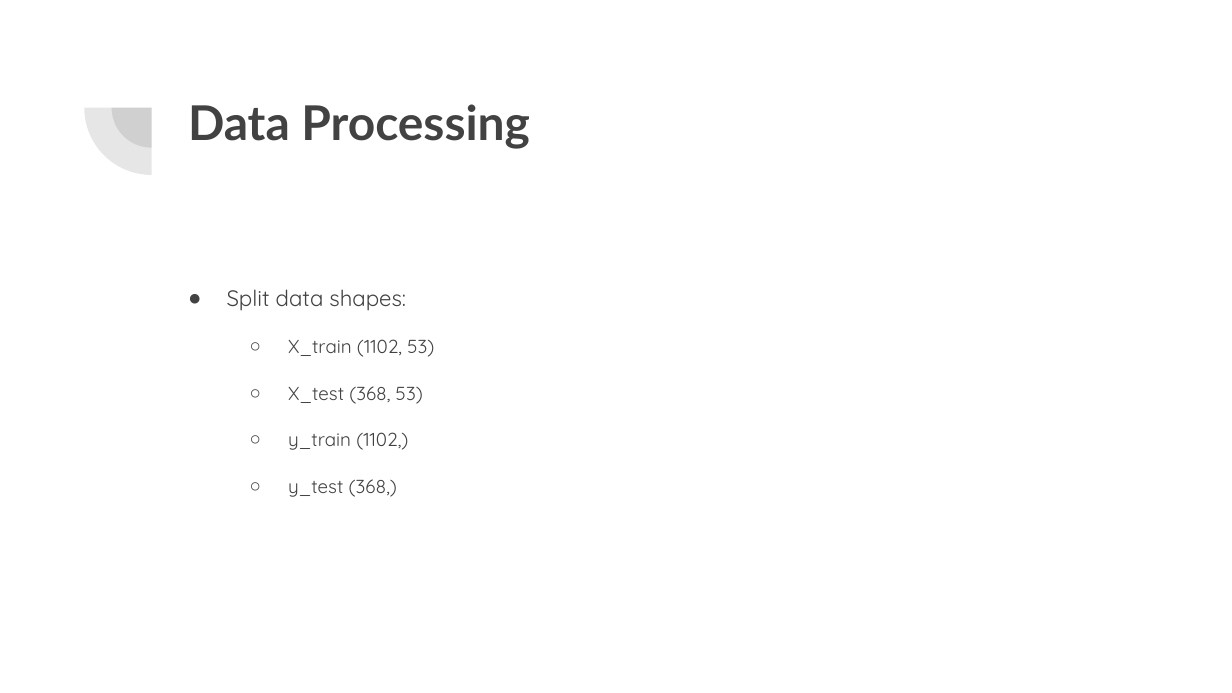
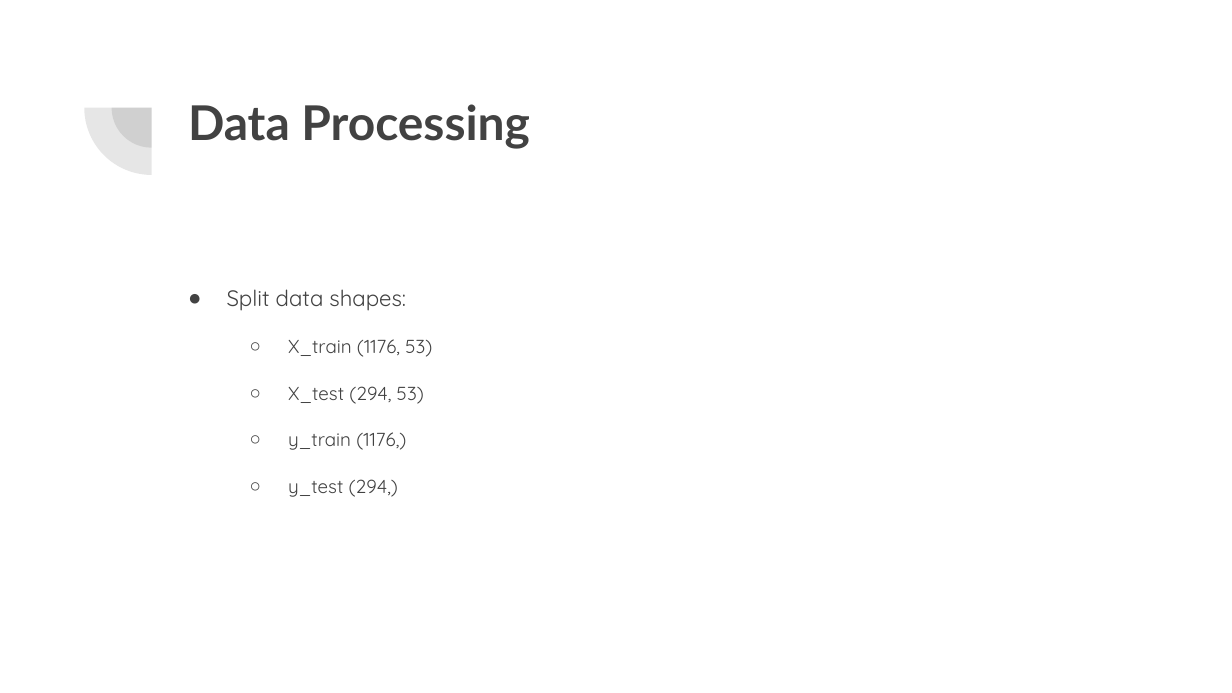
Before and after one commit to lykkelig/Group6_Final_Project, a slide deck: slide 10 of Presentation/Final Project Presentation.pptx (slide 11 before the commit). Drawn at 1232x693 pixels with LibreOffice and Linux fonts; fonts in the diff are those of the drawing. Boxes give left, top, right and bottom in pixels: in the first picture for what was removed or moved away, otherwise in the second. Text is boxed around its words. In the diff, an @@ line names an element or a change of style, - is before the commit and + after.

```diff
--- a/Presentation/Final Project Presentation.pptx
+++ b/Presentation/Final Project Presentation.pptx
@@ text at [288, 339, 432, 497]: text changed @@
-  ○ X_train (1102, 53)
-  ○ X_test (368, 53)
-  ○ y_train (1102,)
-  ○ y_test (368,)
+  ○ X_train (1176, 53)
+  ○ X_test (294, 53)
+  ○ y_train (1176,)
+  ○ y_test (294,)
```
Also in this commit, not shown: 6 other slides changed, 2 slides added, 1 slide removed.
